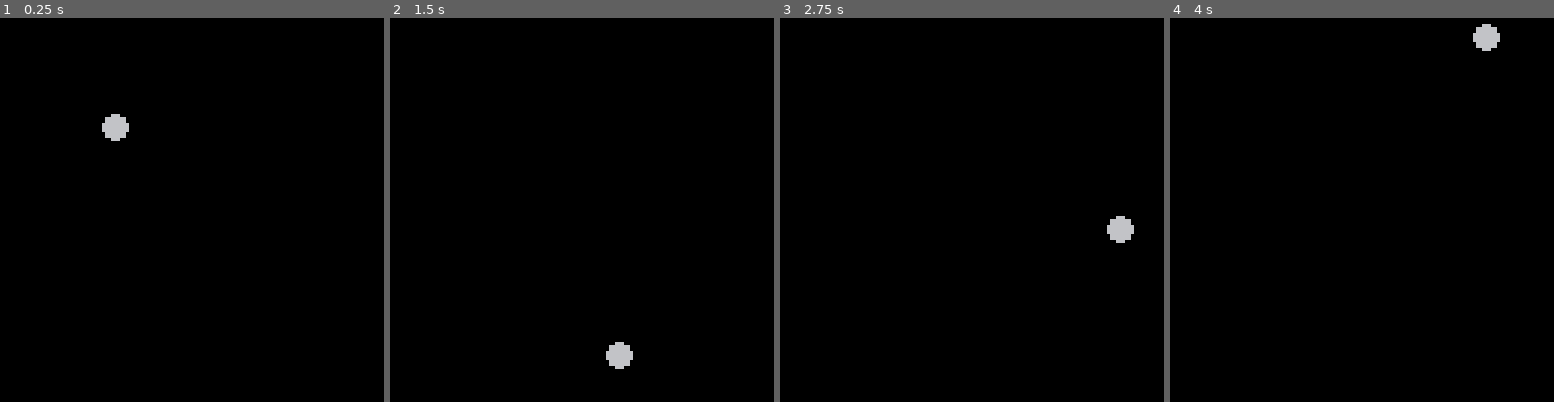
Above: before the commit, frames 1-4 (left to right).
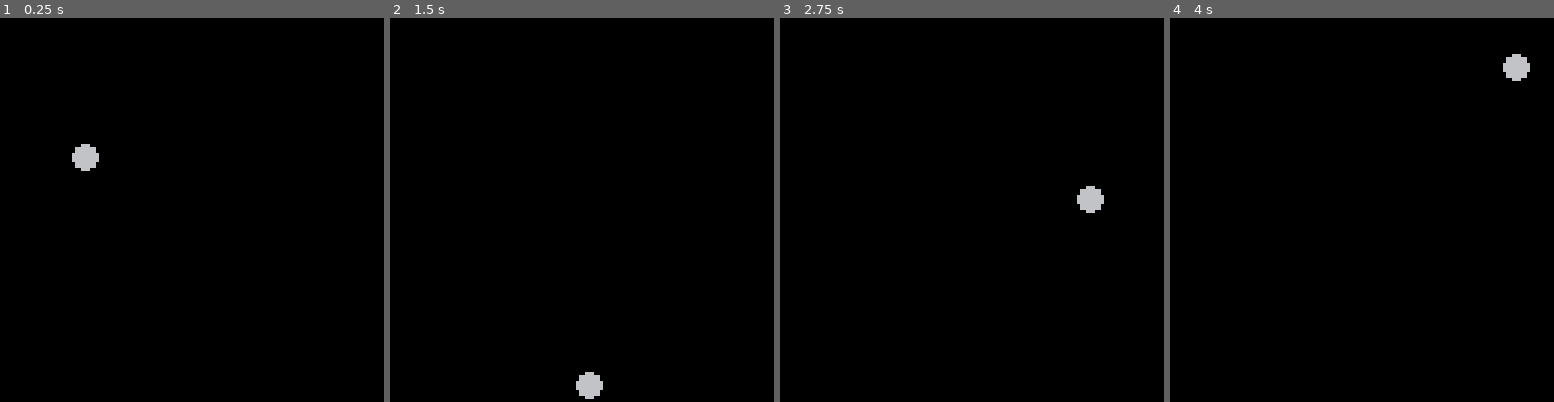
Above: after the commit, the same moments.

Repository: julioolvr/nature_of_code
Game: PICO-8 cartridge 1.vectors.p8
Two runs of this game, one before a commit and one after it. Both use one fixed random seed, a clock stepped at 60 frames per second and the inputs below.
Inputs:
- Up to frame 1 (0.25 s): no input
- Up to frame 2 (1.5 s): no input
- Up to frame 3 (2.75 s): no input
- Up to frame 4 (4 s): no input

The runs differ from the first frame. In frame 1, 0.7% of the frame differs, in the area x 18-34%, y 25-40%; in frame 2, 0.7%; in frame 3, 0.7%; in frame 4, 0.7%.

Commit message:
Bouncing ball with vectors

Diff:
--- a/1.vectors.p8
+++ b/1.vectors.p8
@@ -3,9 +3,24 @@
 __lua__
 
 LIMIT = 128
+Vector2 = { x = 0, y = 0 }
+Vector2.__index = Vector2
 
-position = { x = 30, y = 20 }
-velocity = { x = 1, y = 2 }
+function Vector2:new(o)
+  local vector = o or {}
+  setmetatable(vector, self)
+  return vector
+end
+
+function Vector2:add(other)
+  self.x += other.x
+  self.y += other.y
+end
+
+--
+
+position = Vector2:new{ x = 20, y = 30 }
+velocity = Vector2:new{ x = 1, y = 2 }
 
 function _draw()
   cls()
@@ -14,8 +29,7 @@
 end
 
 function move()
-  position.x += velocity.x
-  position.y += velocity.y
+  position:add(velocity)
 
   if position.x >= LIMIT or position.x <= 0 then velocity.x *= -1 end
   if position.y >= LIMIT or position.y <= 0 then velocity.y *= -1 end
